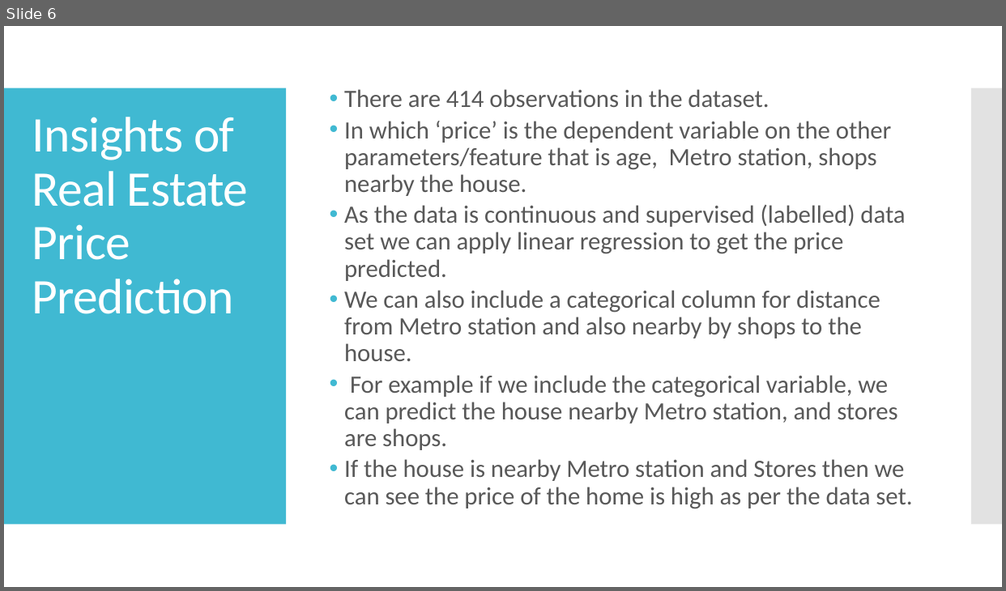
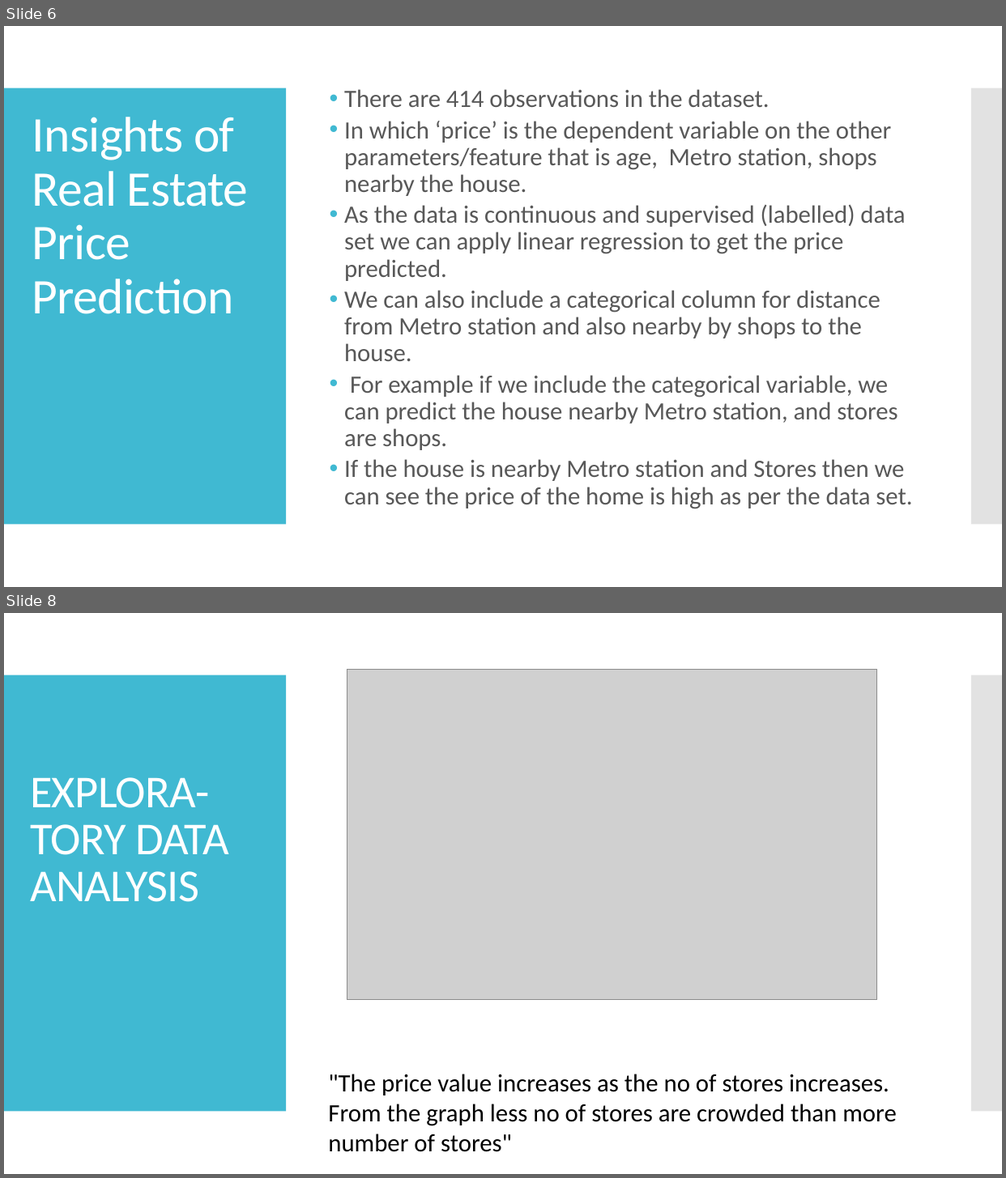
Before and after one commit to Nandan093/Projects, a slide deck: Real Estate price prediction.pptx. Shown one above the other, each under a label of ours: slide 6 before the commit, slides 6 and 8 after it; the slides between them are not shown. The pictures are 1006x591 and 1006x1178 pixels, drawn with LibreOffice and Linux fonts; fonts in the diff are those of the drawing; grey boxes stand for pictures. Boxes give left, top, right and bottom in pixels: in the first picture for what was removed or moved away, otherwise in the second. Text is boxed around its words. In the diff, an @@ line names an element or a change of style, - is before the commit and + after.

```diff
--- a/Real Estate price prediction.pptx
+++ b/Real Estate price prediction.pptx
@@ slide 8 added at bbox=[4, 613, 1002, 1174], background #FFFFFF; not listed: 2 template elements that a slide beside it also shows @@
@@ picture added at bbox=[347, 669, 878, 1000] @@
@@ text added at bbox=[30, 777, 229, 902], 44 pt, text #FFFFFF @@
+EXPLORA-TORY DATA ANALYSIS
@@ title added at bbox=[328, 1074, 896, 1152], 24 pt, text #000000 @@
+"The price value increases as the no of stores increases. From the graph less no of stores are crowded than more number of stores"
```
Also in this commit, not shown: 1 slide changed, 11 other slides added.
